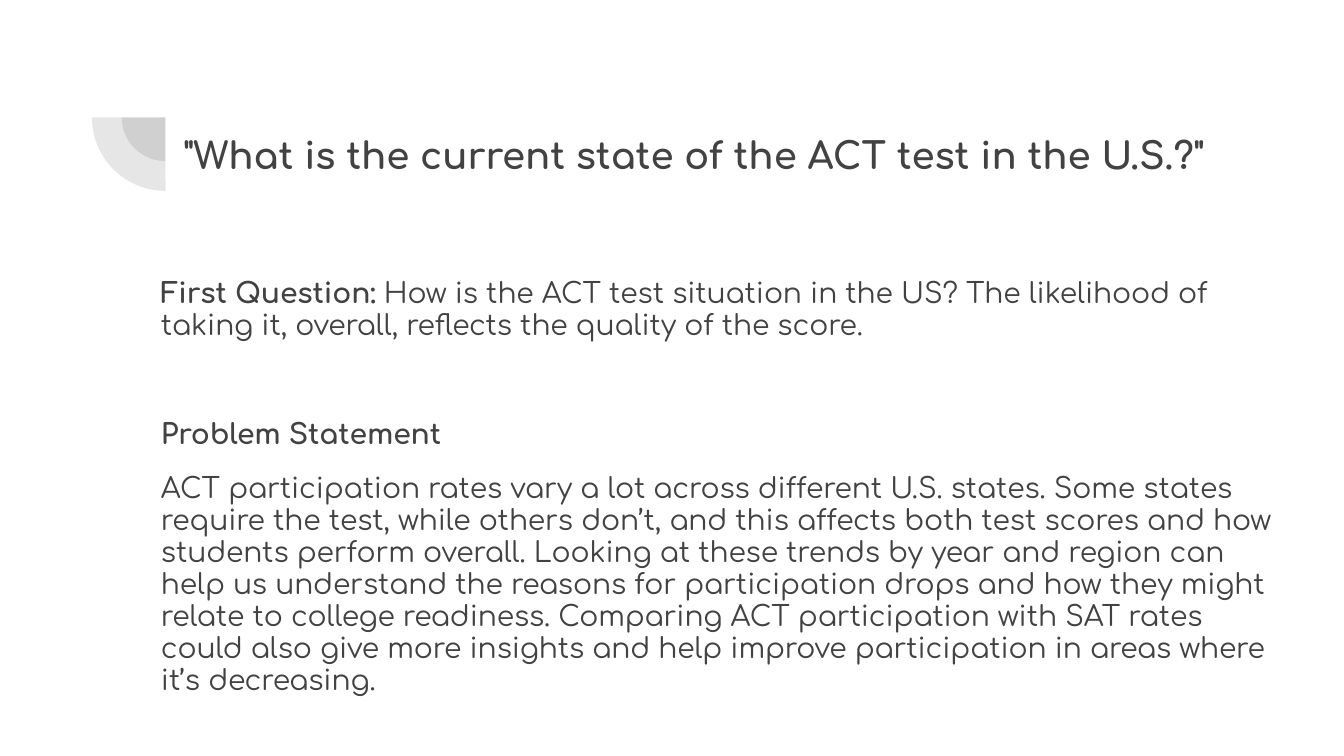
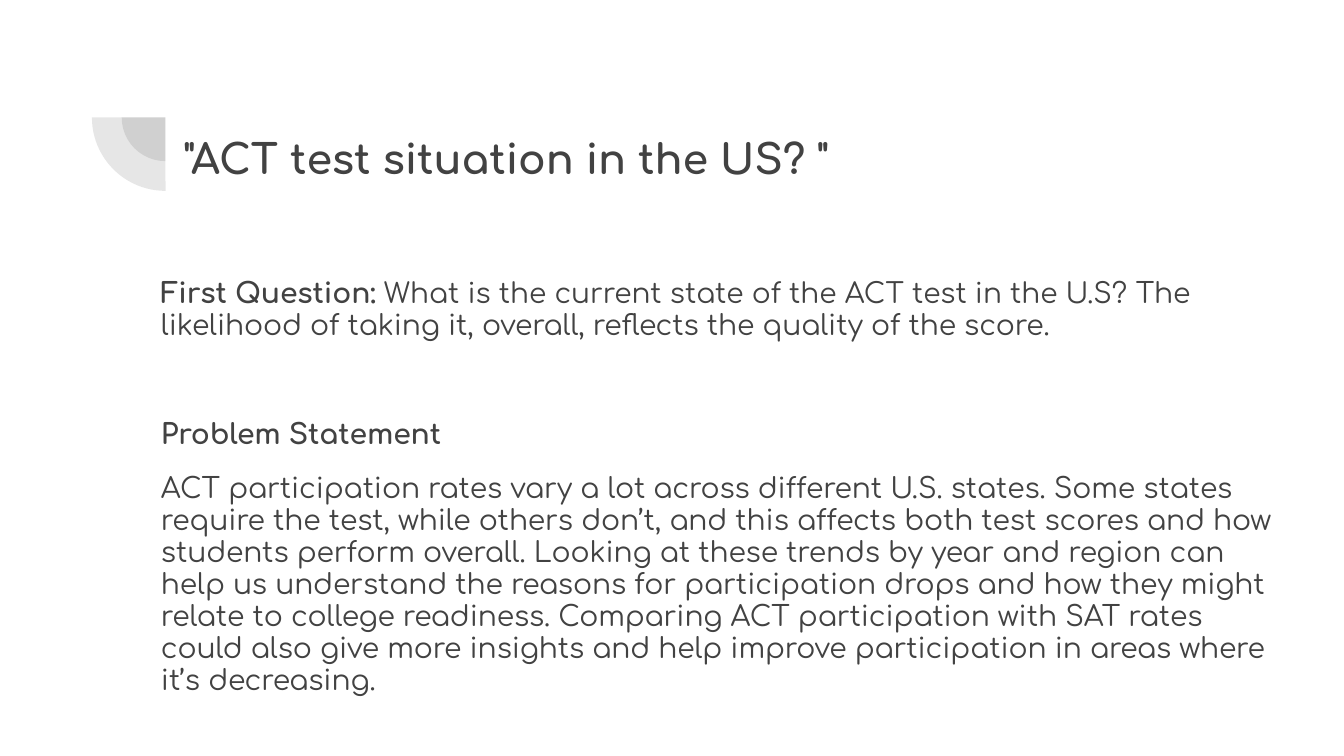
Before and after one commit to keljinda/ACT_analyst, a slide deck: slide 2 of presentation/ACT Analysis (2017-2019).pptx. Drawn at 1344x756 pixels with LibreOffice and Linux fonts; fonts in the diff are those of the drawing. Boxes give left, top, right and bottom in pixels: in the first picture for what was removed or moved away, otherwise in the second. Text is boxed around its words. In the diff, an @@ line names an element or a change of style, - is before the commit and + after.

```diff
--- a/presentation/ACT Analysis (2017-2019).pptx
+++ b/presentation/ACT Analysis (2017-2019).pptx
@@ title at [184, 141, 805, 175]: text changed; size 19.8 to 22 pt @@
-"What is the current state of the ACT test in the U.S.?"
+"ACT test situation in the US? "
@@ text at [161, 280, 1191, 342]: text changed @@
-First Question: How is the ACT test situation in the US? The likelihood of taking it, overall, reflects the quality of the score.
+First Question: What is the current state of the ACT test in the U.S? The likelihood of taking it, overall, reflects the quality of the score.
```
Also in this commit, not shown: 1 slide added, 1 slide removed, 2 other files.
